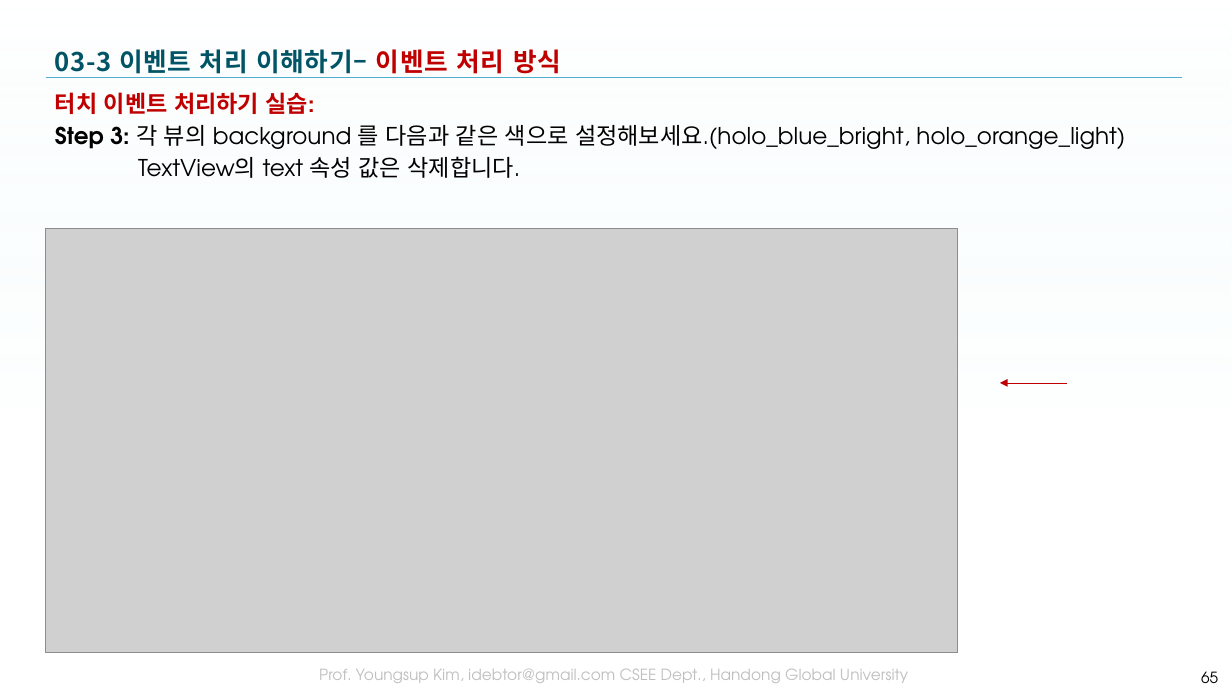
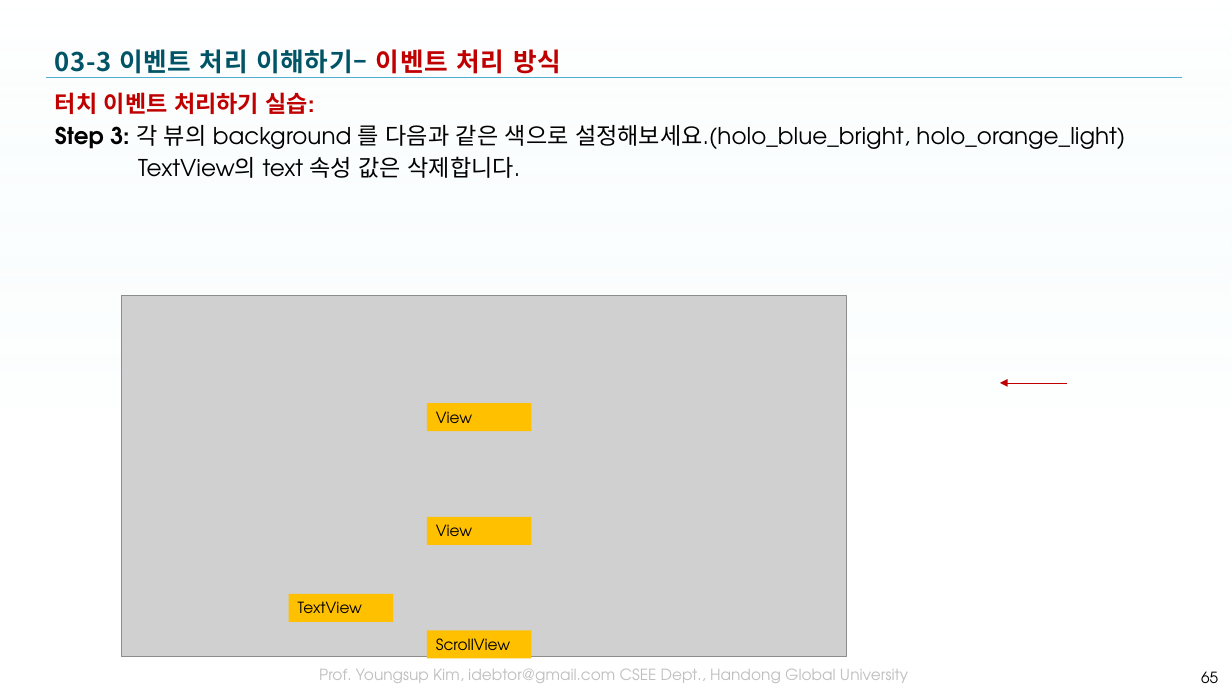
Before and after one commit to tae7841/HuStarAS, a slide deck: slide 65 of ppts/03Widget.pptx. Drawn at 1232x693 pixels with LibreOffice and Linux fonts; fonts in the diff are those of the drawing; grey boxes stand for pictures; background and template pictures are left out. Boxes give left, top, right and bottom in pixels: in the first picture for what was removed or moved away, otherwise in the second. Text is boxed around its words. In the diff, an @@ line names an element or a change of style, - is before the commit and + after.

```diff
--- a/ppts/03Widget.pptx
+++ b/ppts/03Widget.pptx
@@ picture: place and size @@
-picture at (46, 228, 958, 653)
+picture at (121, 296, 847, 657)
@@ rectangle added at (427, 403, 531, 431), fill #FFC000, 12 pt, text #000000 @@
+View
@@ rectangle added at (427, 517, 531, 544), fill #FFC000, 12 pt, text #000000 @@
+View
@@ rectangle added at (288, 594, 393, 622), fill #FFC000, 12 pt, text #000000 @@
+TextView
@@ rectangle added at (427, 630, 531, 658), fill #FFC000, 12 pt, text #000000 @@
+ScrollView
```
Also in this commit, not shown: 3 other slides changed.
